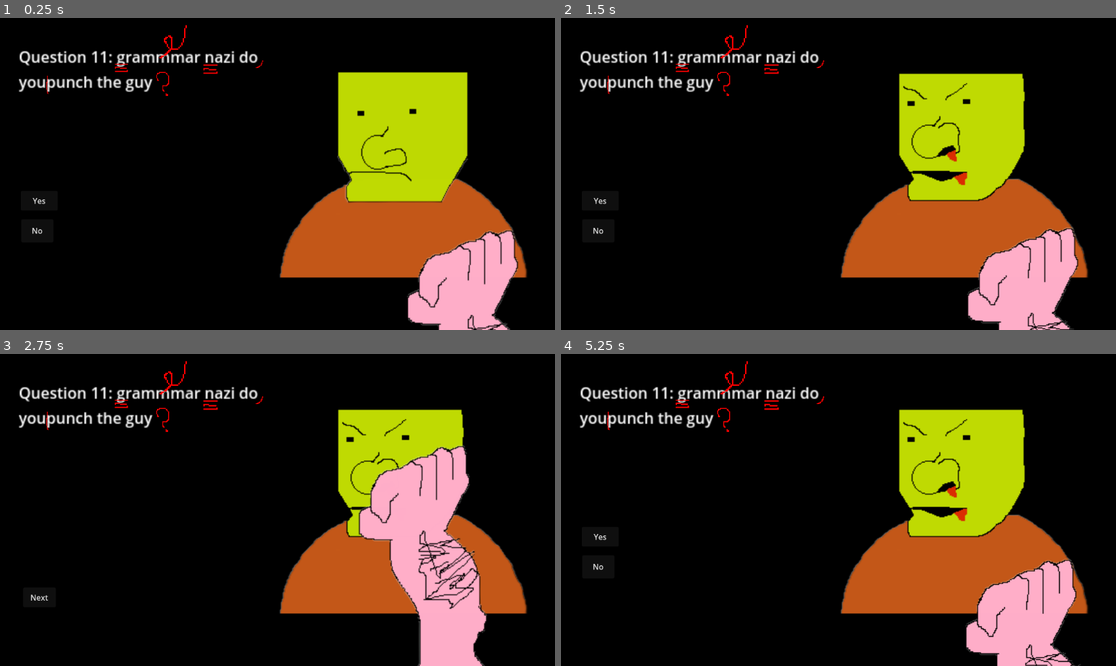
Above: before the commit, frames 1-4 (two rows, left to right).
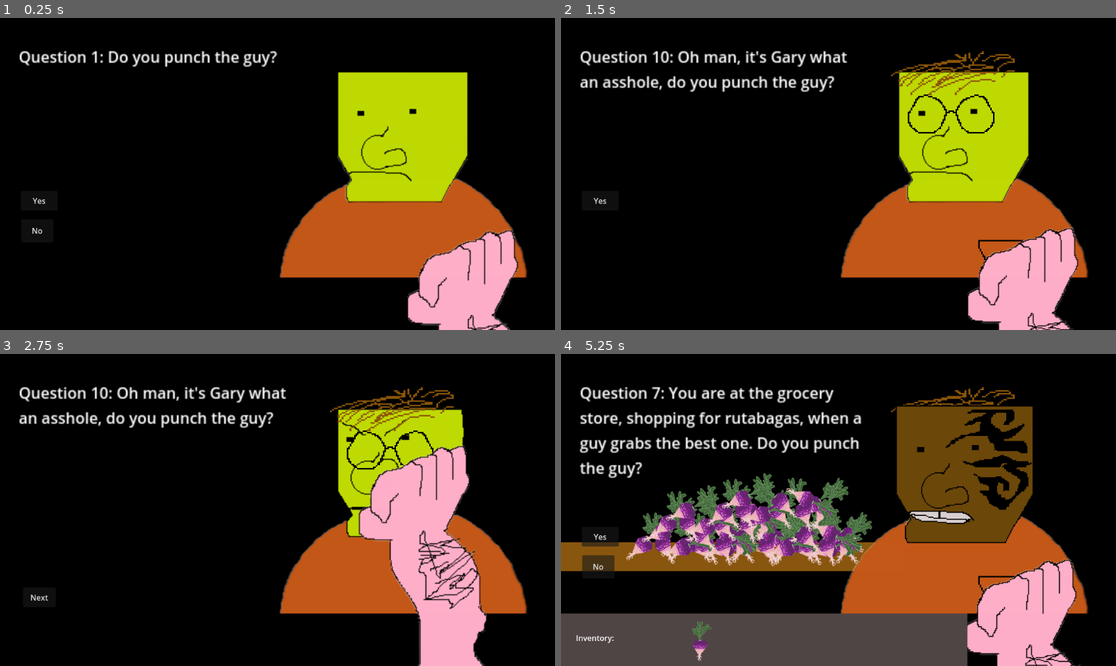
Above: after the commit, the same moments.

Repository: Do-You-Punch-The-Guy-Studios/do-you-punch-the-guy
Game: Godot game, scene res://scenes/the_guy_root_scene.tscn
Two runs of this game, one before a commit and one after it. Both use one fixed random seed, a clock stepped at 60 frames per second and the inputs below.
Inputs (mouse positions are in pixels of both pictures, inside the frame that each line leads up to):
- Up to frame 1 (0.25 s): no input
- Up to frame 2 (1.5 s): click "Yes" at 0.5 s; click "Next" at 1.25 s
- Up to frame 3 (2.75 s): click "Yes" at 2 s
- Up to frame 4 (5.25 s): click "Next" at 2.75 s; click "Yes" at 3.5 s; click "Next" at 4.25 s; tap Enter at 5 s; move the mouse to (960, 494) at 5.02 s; click (960, 494) at 5.17 s

The runs differ from the first frame. In frame 1, 1.6% of the frame differs, in the area x 3-50%, y 2-26%; in frame 2, 5.2%; in frame 3, 3.3%; in frame 4, 37%, in the area x 0-85%, y 2-100%.

Commit message:
some fixes

Diff:
--- a/code/do-you-punch-the-guy-main.gd
+++ b/code/do-you-punch-the-guy-main.gd
@@ -69,7 +69,7 @@
 	option3button.hide();
 	rng.randomize()
 
-	for i in range(2, 101):
+	for i in range(2, 17):
 		questionIndexes.append(i);
 
 	questionIndexes.shuffle();
@@ -82,22 +82,20 @@
 		questionInfo = JSON.parse_string(dataFile.get_as_text())
 
 func changeQuestion() -> void:
+	#if(currentQuestionIndex > 1):
+		#self.remove_child($Question)
 	if questionIndexes.is_empty():
 		print("All numbers have been used!");
 
 	currentQuestionIndex = nextQuestionIndex
 	nextQuestionIndex = questionIndexes.back()
 	questionIndexes.pop_back()
-	currentQuestionIndex = 11;
+	#currentQuestionIndex = 16;
 	currentQuestion = questionInfo[str(currentQuestionIndex)];
 	if(currentQuestionIndex > 1):
 		self.add_child(questionScenes["question" + str(currentQuestionIndex)].instantiate())
 	if currentQuestion.onQuestion:
 		processGameAction(currentQuestion.onQuestion)
-	if currentQuestionIndex == 16:
-		$ScrollContainer.scale = Vector2(1,1)
-	else:
-		$ScrollContainer.scale = Vector2(2, 2)
 	$ScrollContainer/Question.text = "Question " + str(currentQuestionIndex) + ": " + currentQuestion.question
 	if !currentQuestion.yes:
 		yesButton.hide()
@@ -167,6 +165,8 @@
 
 func _nextButtonPressed():
 	nextButton.hide()
+	$theAction/TheGuyface.show();
+	$theAction/TheGuyfacePunched.hide();
 	changeQuestion()
 
 func processGameAction(gameActions: Dictionary):
--- a/data/questions.json
+++ b/data/questions.json
@@ -11,7 +11,7 @@
 		"onYes": false,
 		"onNo": false,
 		"isActive":true
-	},
+		},
 	"2": {
 		"question":"A guy walks by with a large bundle of balloons, do you punch the guy?",
 		"isLong": false,
--- a/scenes/question2.tscn
+++ b/scenes/question2.tscn
@@ -8,7 +8,7 @@
 script = ExtResource("1_l2kwh")
 
 [node name="Question2Bonnet" type="Sprite2D" parent="."]
-z_index = 1
+z_index = 2
 position = Vector2(840, 210)
 scale = Vector2(2, 2)
 texture = ExtResource("8_cqar8")
